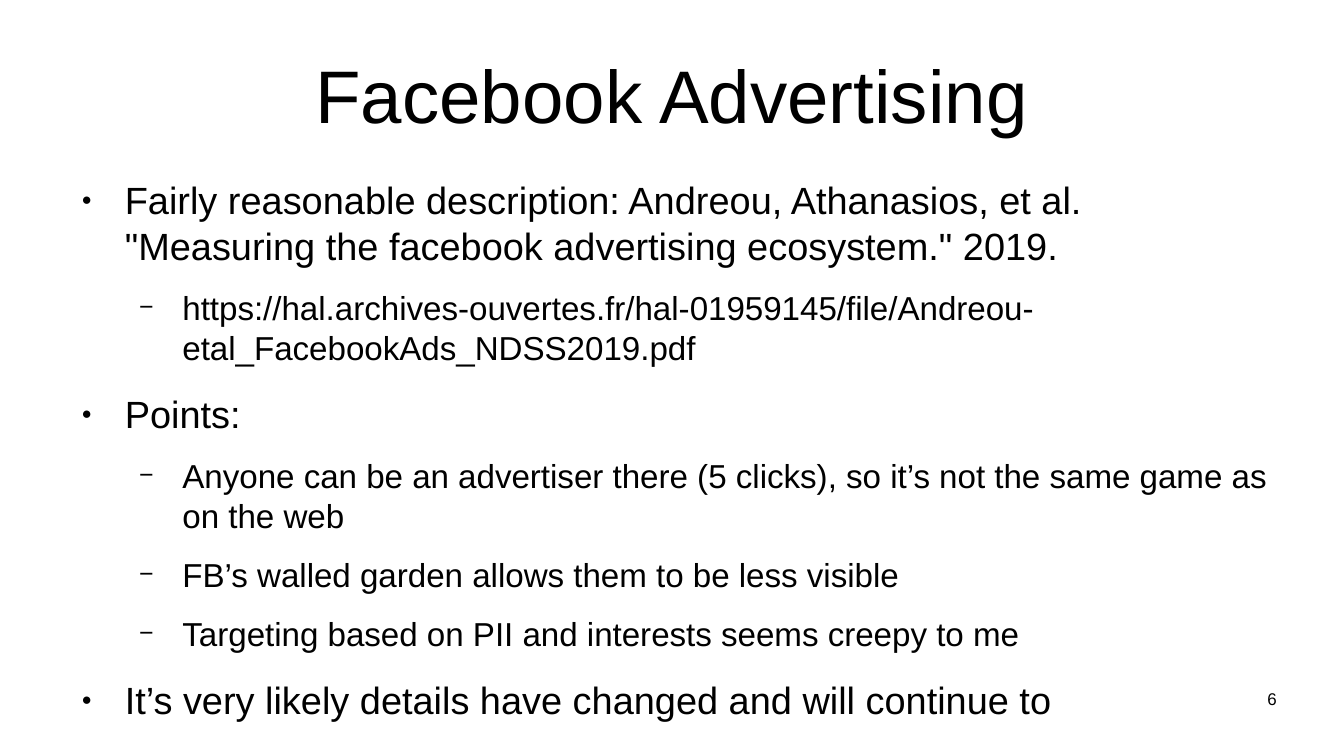
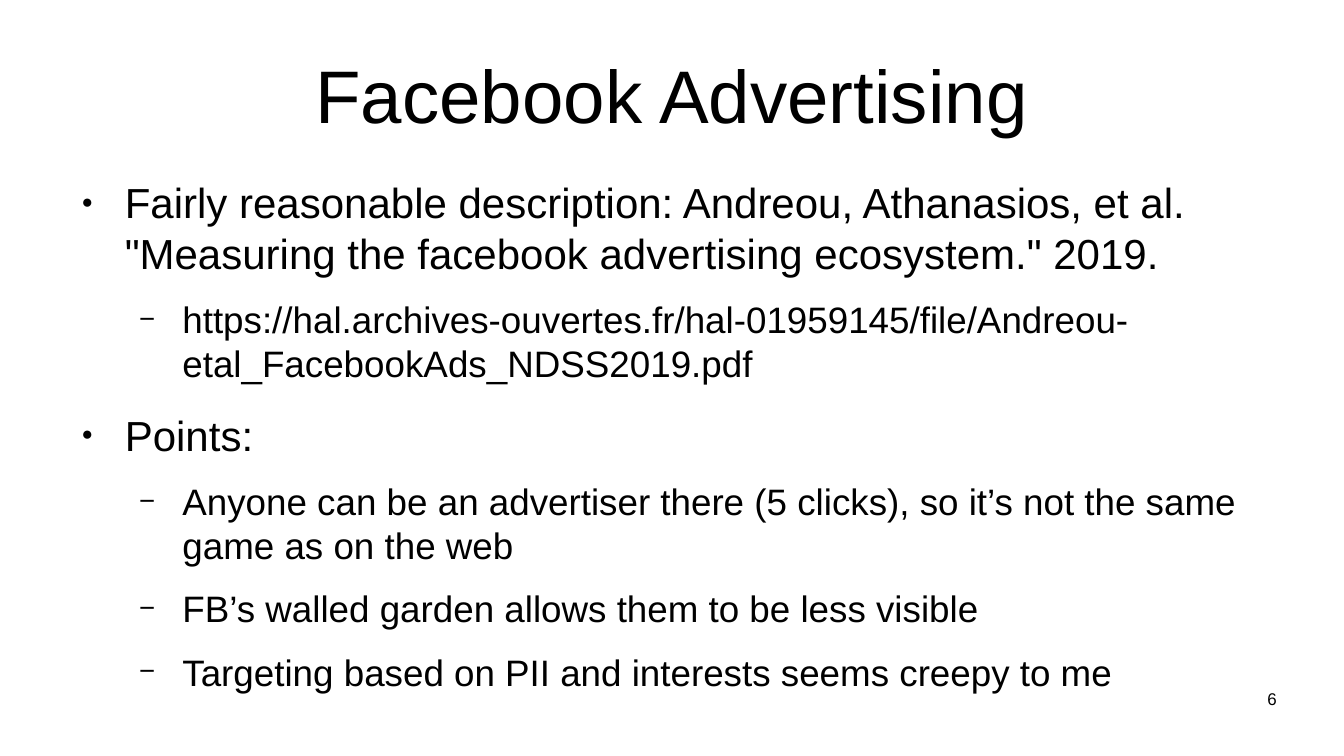
Before and after one commit to sftcd/witidtm, a slide deck: slide 6 of lectures/2021-2022/600-ads.odp. Drawn at 1344x756 pixels with LibreOffice and Linux fonts; fonts in the diff are those of the drawing. Boxes give left, top, right and bottom in pixels: in the first picture for what was removed or moved away, otherwise in the second. Text is boxed around its words. In the diff, an @@ line names an element or a change of style, - is before the commit and + after.

```diff
--- a/lectures/2021-2022/600-ads.odp
+++ b/lectures/2021-2022/600-ads.odp
@@ text "Fairly reasonable description: Andreou, Athanasios, ..." at (125, 187, 1236, 693): size 22.4 to 24.8 pt in "Fairly reasonable description: Andreou, Athanasios, et al. ...", "Points:"; size 19.6 to 21.7 pt in "https://hal.archives-ouvertes.fr/hal-01959145/file/Andreou-e ...", "Anyone can be an advertiser there (5 ...", "FB’s walled garden allows them to be ...", "Targeting based on PII and interests seems ..." @@
@@ text at (125, 686, 1051, 721): paragraph removed @@
-● It’s very likely details have changed and will continue to
```
Also in this commit, not shown: 9 other slides changed, 1 slide added, 1 other file.
